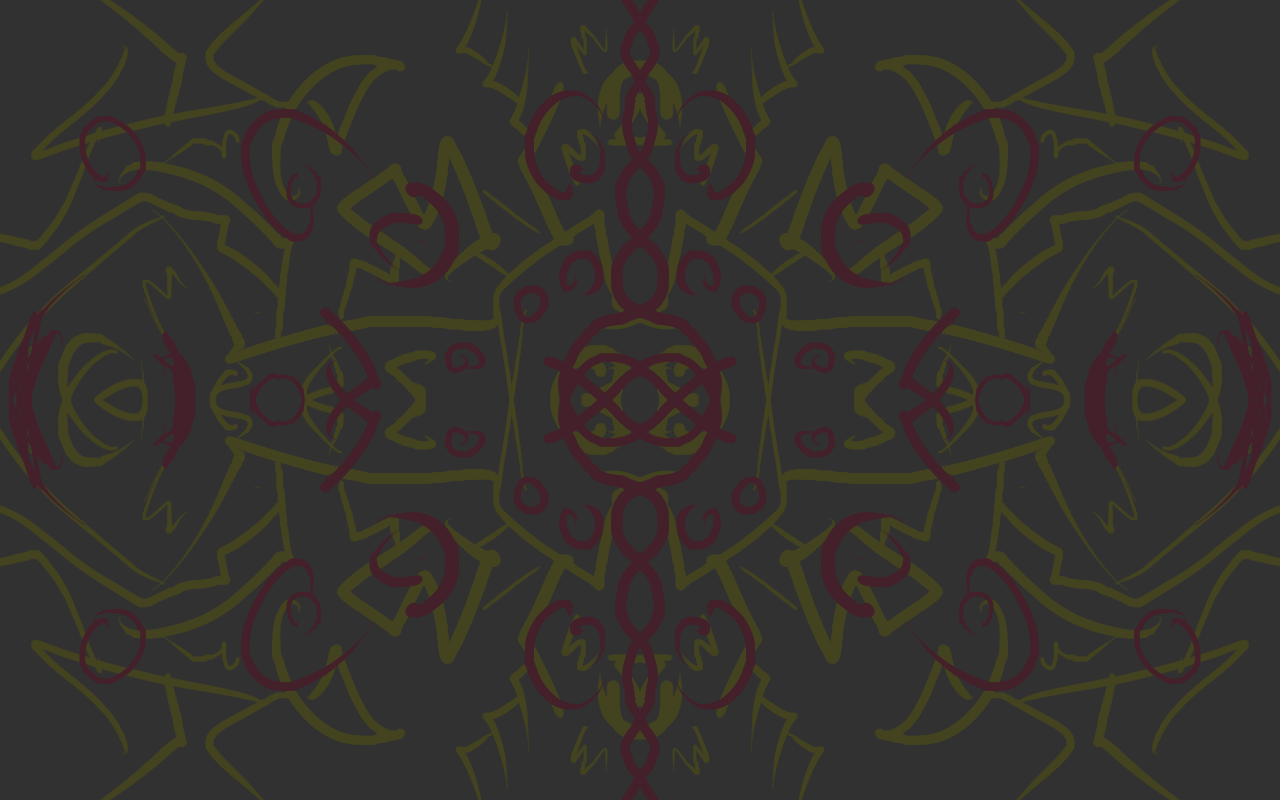
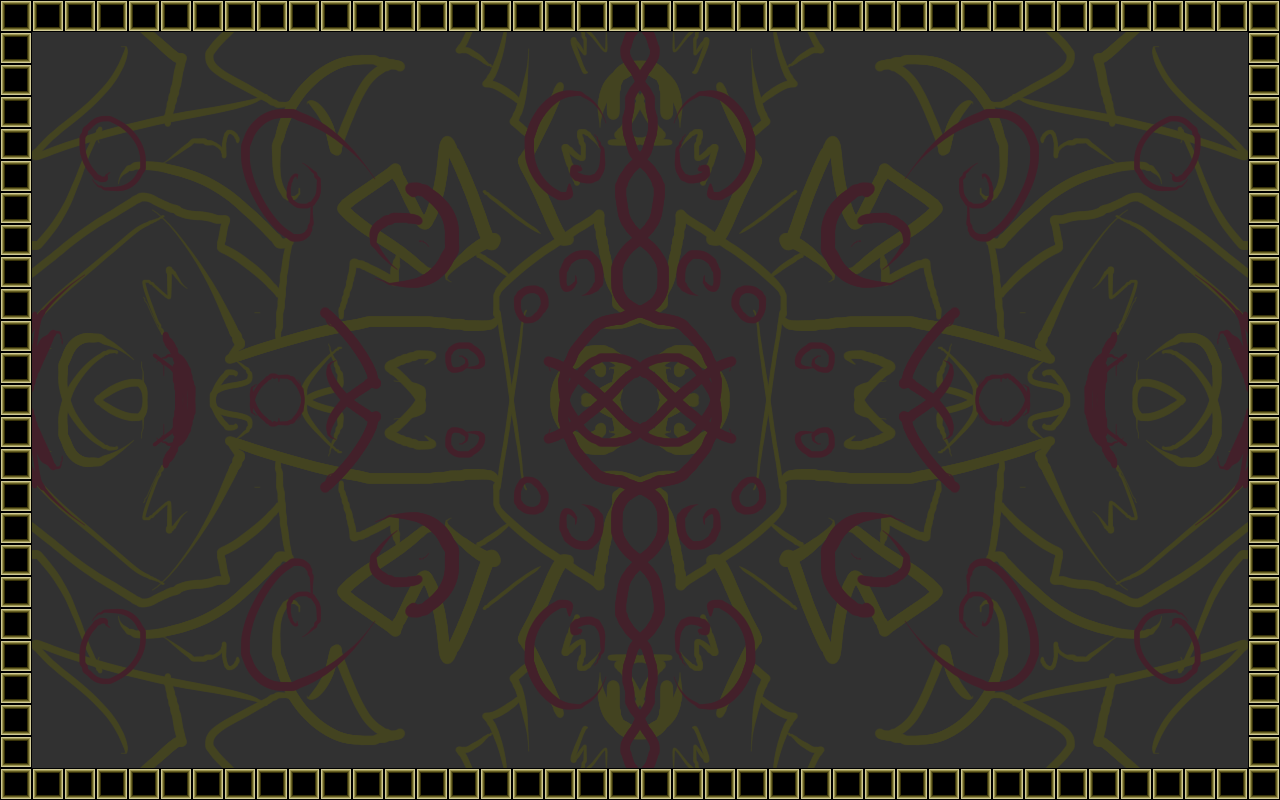
Revision of a layered 1280x800 image; what changed, layer by layer:
added layer "testObstacles.png" above "Layer 5" over <box>0,0,1280,800</box>
painted on "Copy of Background" over <box>0,0,1280,800</box>
painted on "Layer 2" over <box>0,0,1280,800</box>
painted on "Background" over <box>0,0,1280,800</box>
